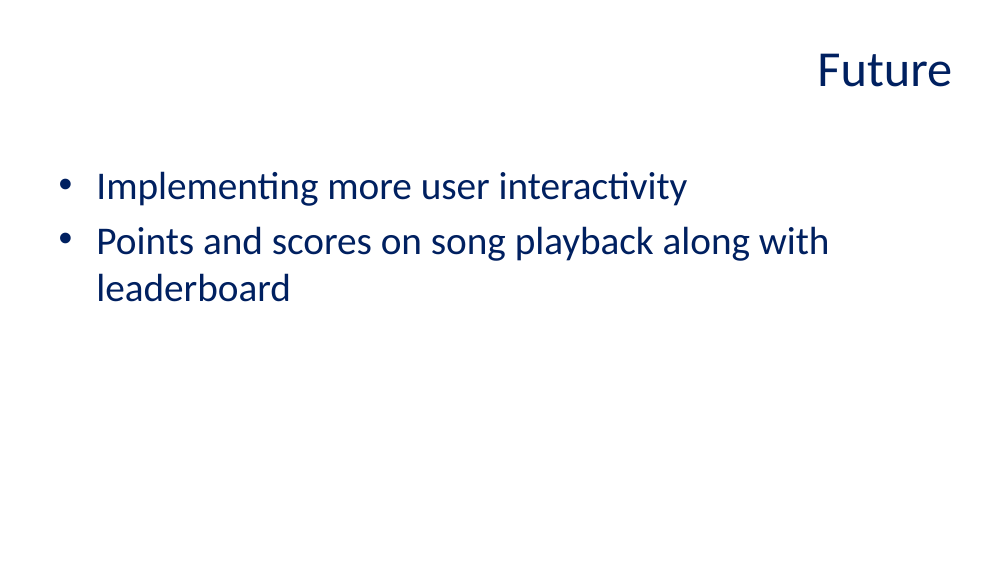
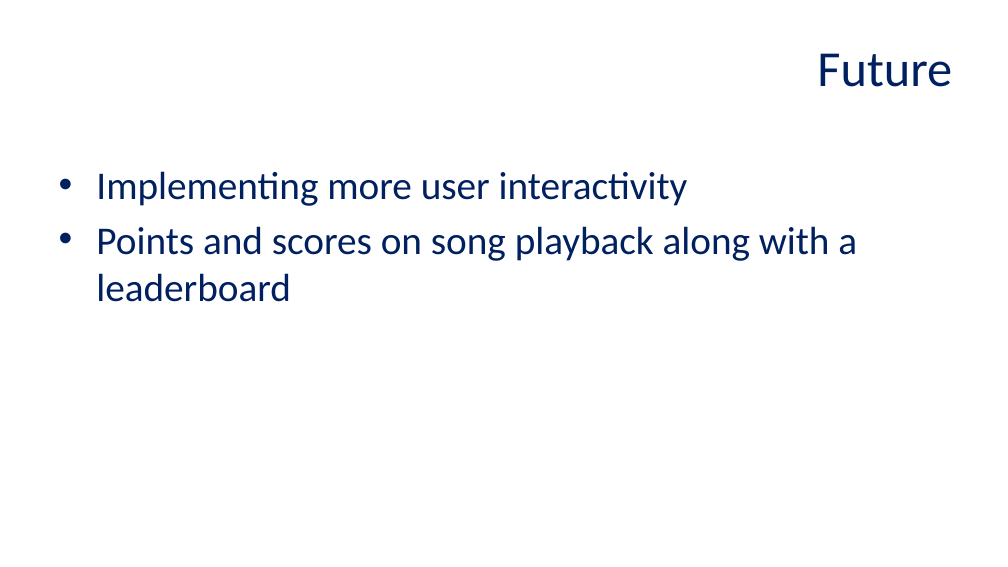
Before and after one commit to Final-Pi-Project-132/The-Final-Pi-project, a slide deck: slide 5 of Pi Project Presentation.pptx. Drawn at 1008x567 pixels with LibreOffice and Linux fonts; fonts in the diff are those of the drawing; background and template pictures are left out. Boxes give left, top, right and bottom in pixels: in the first picture for what was removed or moved away, otherwise in the second. Text is boxed around its words. In the diff, an @@ line names an element or a change of style, - is before the commit and + after.

```diff
--- a/Pi Project Presentation.pptx
+++ b/Pi Project Presentation.pptx
@@ text at (96,226,857,302): text changed @@
-• Points and scores on song playback along with leaderboard
+• Points and scores on song playback along with a leaderboard
```
Also in this commit, not shown: 3 other slides changed, 1 slide added.
